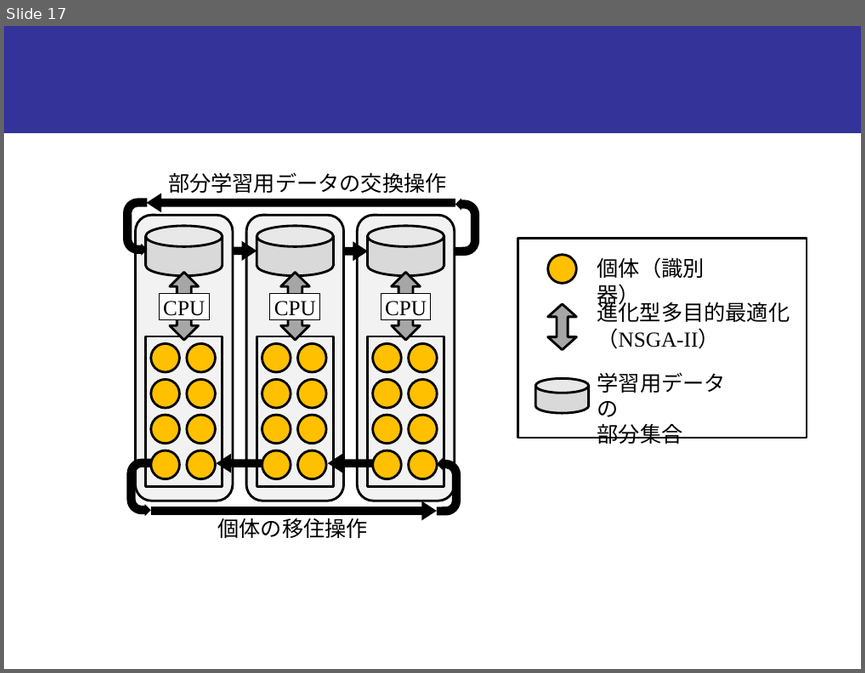
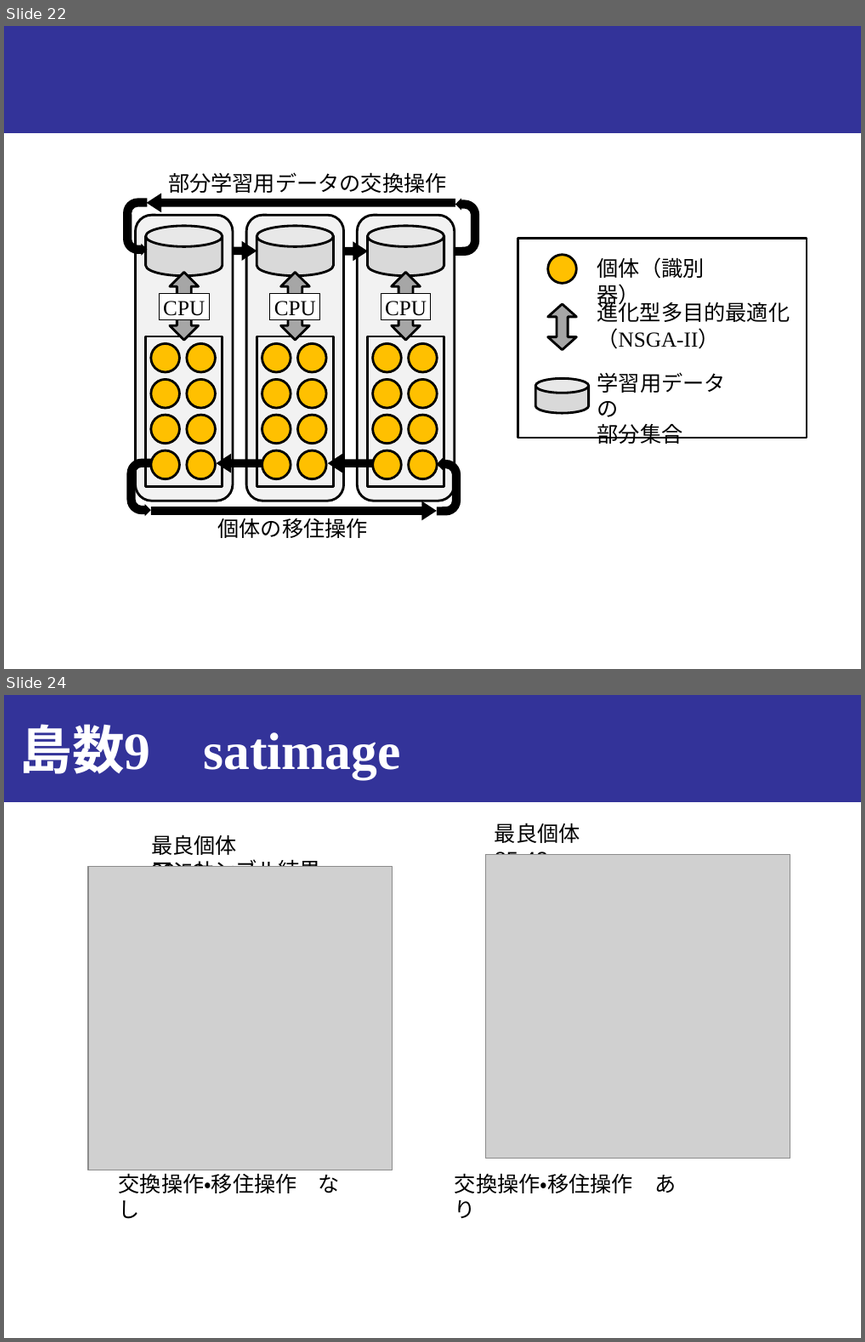
Before and after one commit to onikUone/Junior_slides, a slide deck: Junior_下書き.pptx. Shown one above the other, each under a label of ours: slide 17 before the commit, slides 22 and 24 after it; the slides between them are not shown. The pictures are 865x673 and 865x1342 pixels, drawn with LibreOffice and Linux fonts; fonts in the diff are those of the drawing; grey boxes stand for pictures. Boxes give left, top, right and bottom in pixels: in the first picture for what was removed or moved away, otherwise in the second. Text is boxed around its words. In the diff, an @@ line names an element or a change of style, - is before the commit and + after.

```diff
--- a/Junior_下書き.pptx
+++ b/Junior_下書き.pptx
@@ slide 24 added at (x1=4, y1=695, x2=861, y2=1338), background #FFFFFF; not listed: 1 template element that a slide beside it also shows @@
@@ title added at (x1=19, y1=724, x2=401, y2=779), 44 pt, text #FFFFFF, bold @@
+島数9 satimage
@@ text added at (x1=151, y1=834, x2=237, y2=867), 18 pt, text #000000 @@
+最良個体 83.52
@@ text added at (x1=494, y1=823, x2=580, y2=855), 18 pt, text #000000 @@
+最良個体 85.42
@@ picture added at (x1=88, y1=867, x2=392, y2=1169) @@
@@ text added at (x1=151, y1=857, x2=321, y2=867), 18 pt, text #000000 @@
+アンサンブル結果 85.79
@@ picture added at (x1=485, y1=854, x2=789, y2=1157) @@
@@ text added at (x1=119, y1=1169, x2=340, y2=1193), 18 pt, text #000000 @@
+交換操作・移住操作 なし
@@ text added at (x1=454, y1=1173, x2=676, y2=1193), 18 pt, text #000000 @@
+交換操作・移住操作 あり
@@ what was slide 17 is now slide 22 @@
```
Also in this commit, not shown: 4 slides changed, 7 other slides added, 6 other files.
